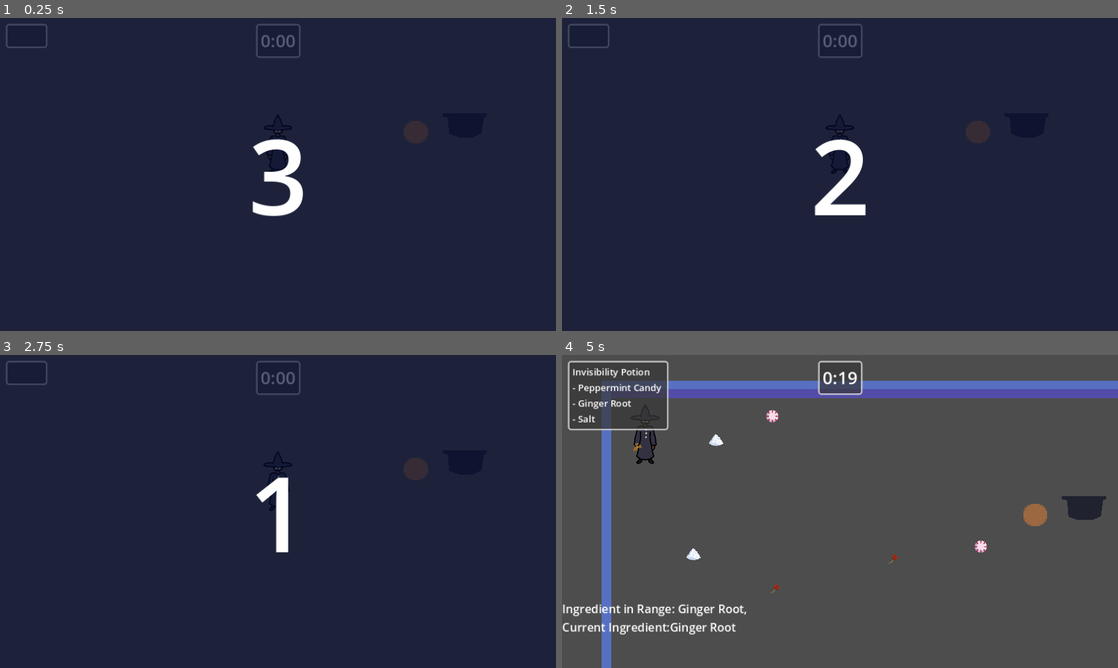
Above: before the commit, frames 1-4 (two rows, left to right).
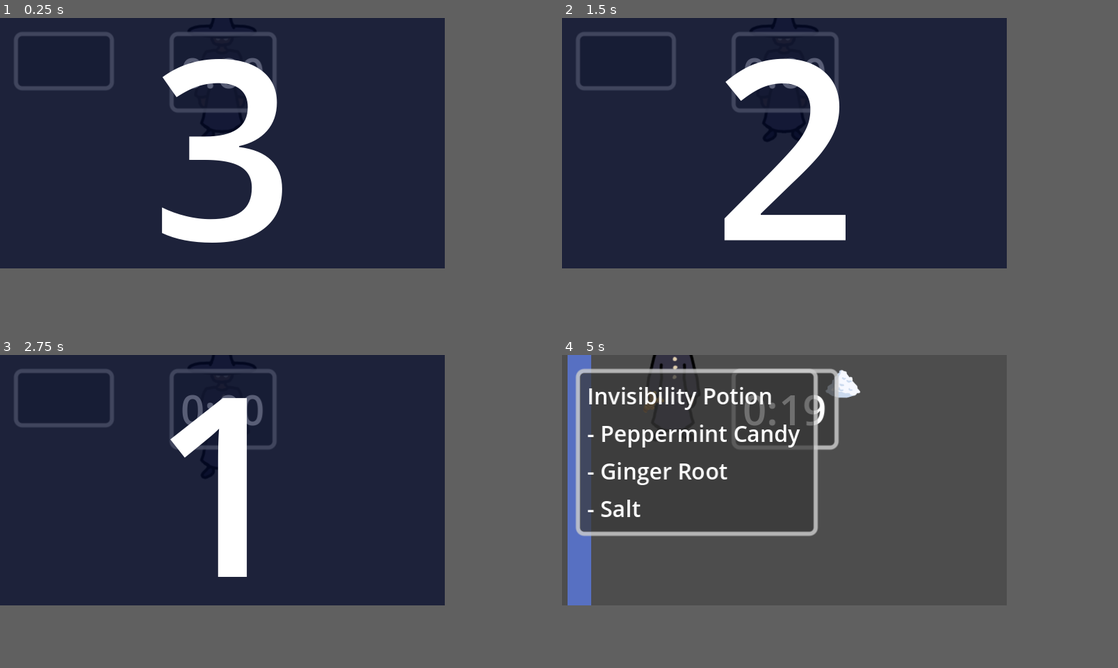
Above: after the commit, the same moments.

Repository: aryuserious/witch-in-training
Game: Godot game, scene res://scenes/level_1.tscn
Same seed, same stepped clock (60 frames per second), same inputs: the game is played once before the commit and once after it.
Inputs:
- Up to frame 1 (0.25 s): no input
- Up to frame 2 (1.5 s): tap Enter at 0.5 s; hold D (right) 0.53-1.28 s; tap Q (drop) at 0.6 s; hold S (down) from 1.28 s (still down); tap E (pickup) at 1.35 s
- Up to frame 3 (2.75 s): tap Space at 2 s; release S (down) at 2.03 s; hold D (right) from 2.03 s (still down); tap 1 (show-hide stats) at 2.1 s
- Up to frame 4 (5 s): tap Enter at 2.75 s; release D (right) at 2.78 s; hold W (up) 2.78-3.53 s; tap Q (drop) at 2.85 s; hold A (left) from 3.53 s (still down); tap E (pickup) at 3.6 s; tap 1 (show-hide stats) at 4.35 s
In our replay, the window is 800x450 before the commit and 640x360 after it. These sizes can differ from the game's own. Grey fills any space a smaller window leaves; there, only what the larger window draws over its background counts as a difference.

The runs differ from the first frame. In frame 1, 8.4% of the frame differs, in the area x 1-77%, y 0-72%; in frame 2, 8.6%; in frame 3, 6.6%; in frame 4, 16%, in the area x 0-100%, y 0-100%.

Commit message:
changed game resolution to 320 x 180 - the art is going to be pixel art now

Diff:
--- a/project.godot
+++ b/project.godot
@@ -21,8 +21,8 @@
 
 [display]
 
-window/size/viewport_width=960
-window/size/viewport_height=540
+window/size/viewport_width=320
+window/size/viewport_height=180
 window/stretch/mode="canvas_items"
 
 [dotnet]
